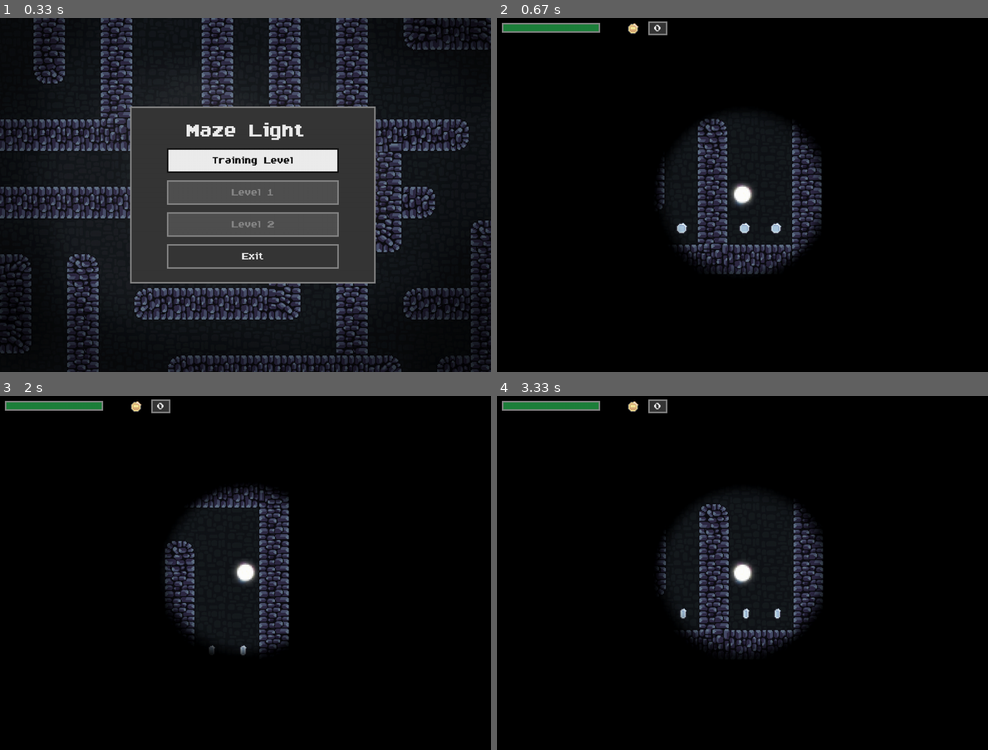
Above: before the commit, frames 1-4 (two rows, left to right).
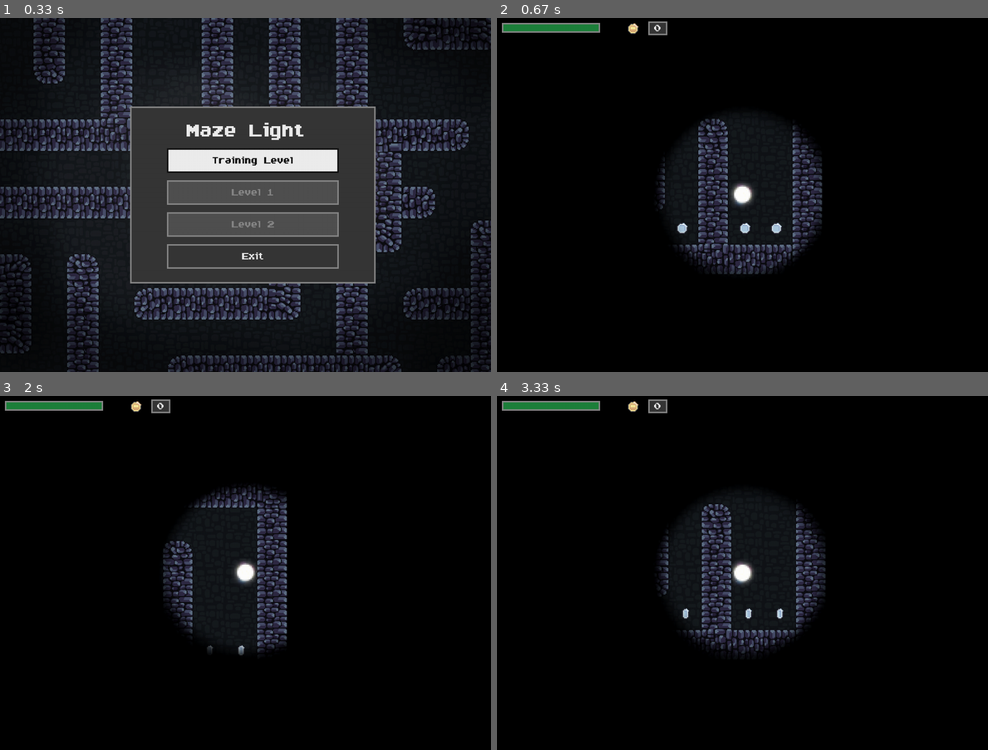
Above: after the commit, the same moments.

Repository: johakeller/Maze-Light-Pygame
Game: pygame game, started from code/main.py
The game is run twice, just before and just after one commit, with the same random seed, the same clock (stepped at 60 frames per second) and the same inputs.
Inputs:
- Up to frame 1 (0.33 s): no input
- Up to frame 2 (0.67 s): tap Enter at 0.33 s
- Up to frame 3 (2 s): hold M 0.67-1.13 s; hold Right 0.67-1.13 s; hold Right 1.17-1.63 s; tap Space at 1.23, 1.53, 1.73 s; hold Up 1.67-1.97 s
- Up to frame 4 (3.33 s): hold Right 2-2.47 s; tap Space at 2.07, 2.37, 2.57, 2.87, 3.13 s; hold Left 2.5-3.03 s; hold Down from 3.07 s (still down)

Frame 1 is identical in both runs. In frame 2, 0.8% of the frame differs, in the area x 33-67%, y 28-73%; in frame 3, 2.3%; in frame 4, 2.9%, in the area x 32-67%, y 30-73%.

Commit message:
05.07.2022 audio included

Diff:
--- a/code/enemy.py
+++ b/code/enemy.py
@@ -43,6 +43,10 @@
         self.can_remember = True
         self.remember_time = None
         self.remember_cooldown = 800
+
+        # sound
+        self.enemy_attack_sound = pygame.mixer.Sound('../audio/spider_attack.wav')
+        self.enemy_attack_sound.set_volume(0.1)
 
     def import_graphics(self):
         enemy_path = '../graphics/enemy/'
@@ -91,6 +95,7 @@
 
     def actions(self, player):
         if 'attack' in self.status:
+            self.enemy_attack_sound.play()
             self.attack_time = pygame.time.get_ticks()
             self.damage_player(self.attack_damage)
         elif self.status == 'left' or self.status == 'right':
--- a/code/level.py
+++ b/code/level.py
@@ -42,6 +42,14 @@
         self.ui = UI()
         self.message = None
         self.menu = None
+
+        # sound
+        self.game_over_sound = pygame.mixer.Sound('../audio/death.wav')
+        self.game_over_sound.set_volume(0.4)
+        self.win_sound = pygame.mixer.Sound('../audio/win.wav')
+        self.win_sound.set_volume(0.4)
+        self.button_sound = pygame.mixer.Sound('../audio/button.wav')
+        self.button_sound.set_volume(0.4)
 
     def create_map(self):
         layouts = {
@@ -104,12 +112,14 @@
     def check_paused(self):
         keys = pygame.key.get_pressed()
         if keys[pygame.K_m]:
+            self.button_sound.play()
             self.pause_game()
             self.message = Message(self.display_surface, self.current_level, self.max_level, 'paused', self.pause_game,
                                    self.set_game_over, self.set_win, self.player.coins)
 
     def check_death(self):
         if self.player.health <= 0:
+            self.game_over_sound.play()
             self.game_paused = True
             self.message = Message(self.display_surface, self.current_level, self.max_level, 'game_over',
                                    self.pause_game, self.set_game_over, self.set_win, self.player.coins)
@@ -119,6 +129,7 @@
 
     def check_win(self):
         if self.player.player_win:
+            self.win_sound.play()
             self.game_paused = True
             self.message = Message(self.display_surface, self.current_level, self.max_level, 'win', self.pause_game,
                                    self.set_game_over, self.set_win, self.player.coins)
--- a/code/main.py
+++ b/code/main.py
@@ -1,12 +1,26 @@
-import pygame, sys
+import sys
 
+import pygame
+
+from level import Level
 from menu import Menu
 from settings import *
-from level import Level
-from game_data import level_0
 
 
 class Game:
+    """
+            A class to initialize an Audiorecorder instance, which launches the audiorecorder GUI.
+            Example radio channel for test purposes: http://radios.rtbf.be/vivabxl-128.mp3
+
+            ...
+
+            Attributes
+            ----------
+            av : AudiorecView
+                Instance of AudiorecView() class
+            ac : AudiorecControl
+                Instance of AudiorecControl() class
+            """
     def __init__(self):
         # menu
         self.level = None
@@ -15,9 +29,23 @@
         self.status = 'menu'
 
     def pause_game(self):
+        """Setter for controller
+
+        Parameters
+        ----------
+        controller : AudiorecControl,
+            Instance of AudiorecControl() class
+        """
         self.level.game_paused = not self.level.game_paused
 
     def create_menu(self, current_level, new_max_level, menu_type):
+        """Setter for controller
+
+        Parameters
+        ----------
+        controller : AudiorecControl,
+            Instance of AudiorecControl() class
+        """
         if new_max_level > self.max_level:
             self.max_level = new_max_level
         self.menu = Menu(current_level, self.max_level, screen, menu_type, self.create_level, sys.exit, self.pause_game)
@@ -26,10 +54,24 @@
         self.status = 'menu'
 
     def create_level(self, current_level):
+        """Setter for controller
+
+        Parameters
+        ----------
+        controller : AudiorecControl,
+            Instance of AudiorecControl() class
+        """
         self.level = Level(current_level, screen, self.create_menu, self.run)
         self.status = 'level'
 
     def run(self):
+        """Setter for controller
+
+        Parameters
+        ----------
+        controller : AudiorecControl,
+            Instance of AudiorecControl() class
+        """
         if self.status == 'menu':
             self.menu.run()
         else:
@@ -45,6 +87,13 @@
 
 
 def run():
+    """Setter for controller
+
+    Parameters
+    ----------
+    controller : AudiorecControl,
+        Instance of AudiorecControl() class
+    """
     while True:
         for event in pygame.event.get():
             if event.type == pygame.QUIT:
--- a/code/menu.py
+++ b/code/menu.py
@@ -34,6 +34,10 @@
         self.selection_index = 0
         self.selection_time = None
         self.can_move = True
+
+        # sound
+        self.button_sound = pygame.mixer.Sound('../audio/button.wav')
+        self.button_sound.set_volume(0.4)
 
     def build_menu(self):
         top = self.height // 2
@@ -94,6 +98,7 @@
                 self.selection_time = pygame.time.get_ticks()
 
             if keys[pygame.K_SPACE] or keys[pygame.K_RETURN]:
+                self.button_sound.play()
                 self.can_move = False
                 self.selection_time = pygame.time.get_ticks()
                 self.button_list[self.selection_index].trigger(self.current_level, self.max_level, self.create_level,
--- a/code/message.py
+++ b/code/message.py
@@ -19,6 +19,10 @@
         self.score_surf = None
         self.score_rect = None
         self.build_message()  # calls build message
+
+        # sound
+        self.button_sound = pygame.mixer.Sound('../audio/button.wav')
+        self.button_sound.set_volume(0.4)
 
     def build_message(self):
         text = None
@@ -70,6 +74,7 @@
     def input(self):
         keys = pygame.key.get_pressed()
         if keys[pygame.K_SPACE] or keys[pygame.K_RETURN]:
+            self.button_sound.play()
             self.can_move = False
             self.selection_time = pygame.time.get_ticks()
             self.trigger()
--- a/code/player.py
+++ b/code/player.py
@@ -8,7 +8,7 @@
         super().__init__(groups)
         self.image = pygame.image.load('../graphics/character/move/0.png').convert_alpha()
         self.rect = self.image.get_rect(topleft=pos)
-        self.hitbox = self.rect.inflate(-6, -26)
+        self.hitbox = self.rect.inflate(-15, -30)
 
         self.player_win = False
 
@@ -37,6 +37,13 @@
         self.hurt_time = None
         self.invulnerability_duration = 400
 
+        # sounds
+        self.coin_sound = pygame.mixer.Sound('../audio/coin.mp3')
+        self.coin_sound.set_volume(1)
+        self.flower_sound = pygame.mixer.Sound('../audio/flower.wav')
+        self.flower_sound.set_volume(0.2)
+
+
     def move(self, speed):
         if self.direction.magnitude() != 0:
             # normalize vector to length=1
@@ -54,12 +61,15 @@
         for sprite in self.obstacle_sprites:
             if sprite.hitbox.colliderect(self.hitbox):
                 if sprite.sprite_type == 'silver':
+                    self.coin_sound.play()
                     self.coins += 100
                     sprite.kill()
                 elif sprite.sprite_type == 'gold':
+                    self.coin_sound.play()
                     self.coins += 500
                     sprite.kill()
                 elif sprite.sprite_type == 'flower':
+                    self.flower_sound.play()
                     self.visible_factor += 0.3
                     self.speed += 1
                     new_health = self.health + 25
@@ -95,10 +105,9 @@
             self.light_time = pygame.time.get_ticks()
             if self.light_on:
                 self.light_on = False
-                print('light off')
             else:
                 self.light_on = True
-                print('light on')
+
 
     def cooldowns(self):
         current_time = pygame.time.get_ticks()
